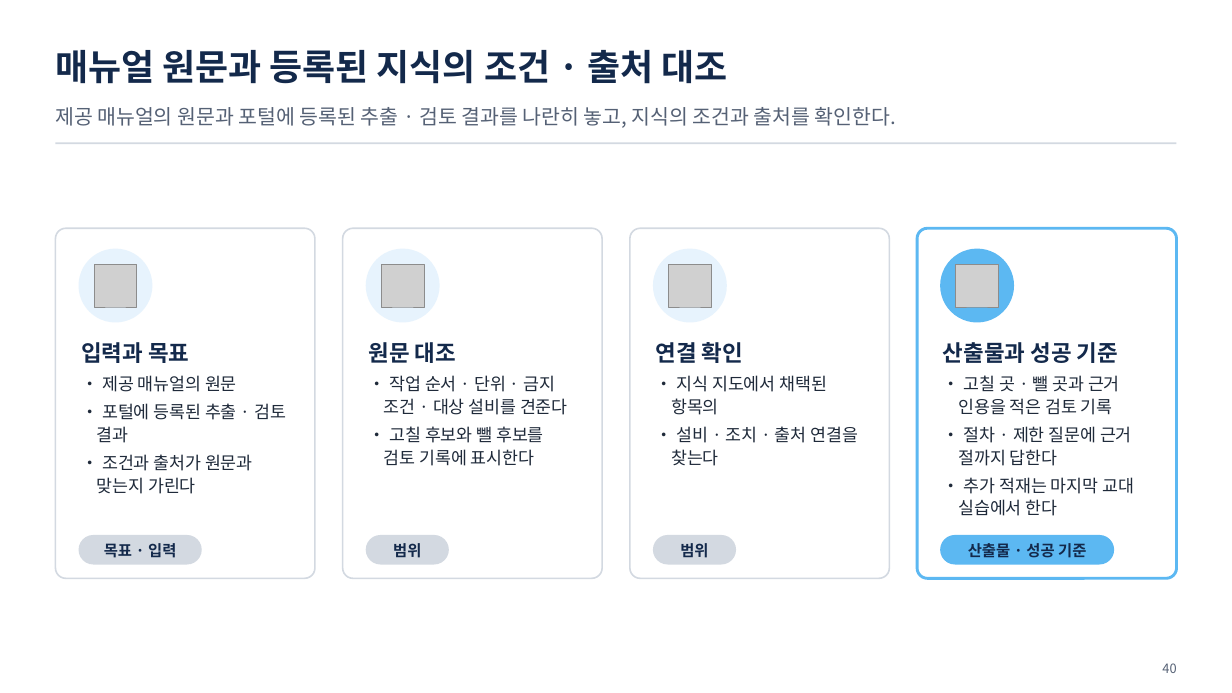
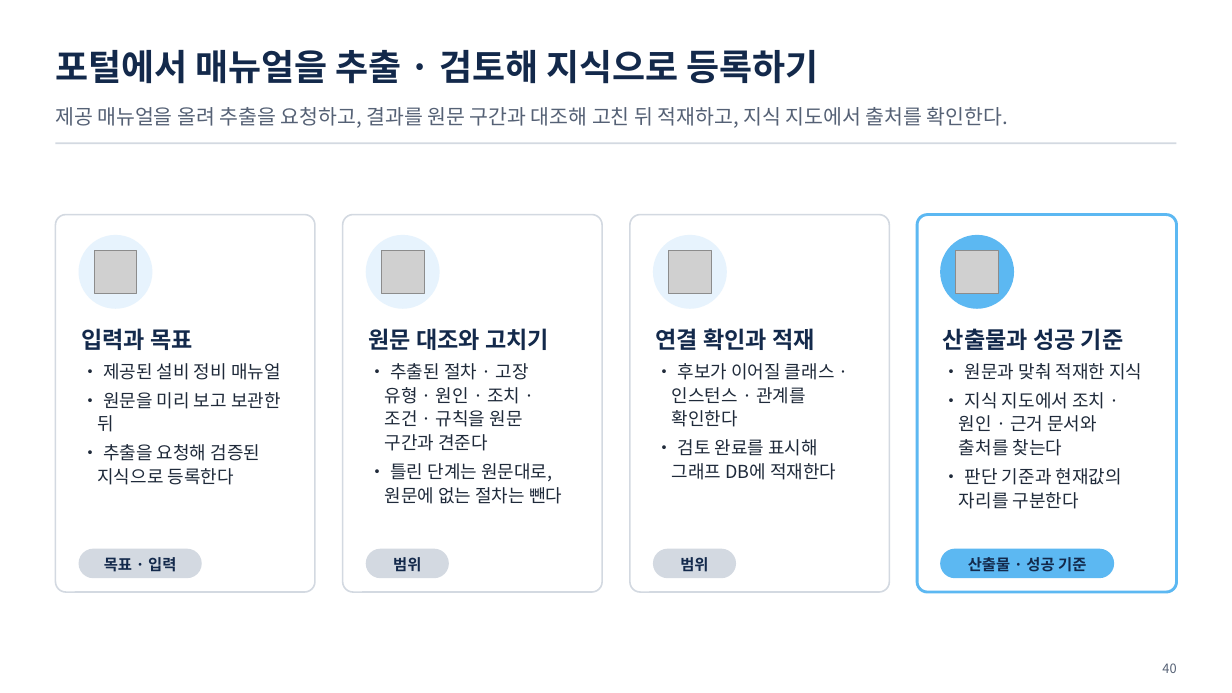
Before and after one commit to uengine-oss/hyd-iot-edu, a slide deck: slide 40 of 산출물/통합반/이론/04회차/통합반_04일차.pptx. Drawn at 1232x693 pixels with LibreOffice and Linux fonts; fonts in the diff are those of the drawing; grey boxes stand for pictures. Boxes give left, top, right and bottom in pixels: in the first picture for what was removed or moved away, otherwise in the second. Text is boxed around its words. In the diff, an @@ line names an element or a change of style, - is before the commit and + after.

```diff
--- a/산출물/통합반/이론/04회차/통합반_04일차.pptx
+++ b/산출물/통합반/이론/04회차/통합반_04일차.pptx
@@ text at <box>55,50,819,84</box>: text changed @@
-매뉴얼 원문과 등록된 지식의 조건 · 출처 대조
+포털에서 매뉴얼을 추출 · 검토해 지식으로 등록하기
@@ text at <box>55,107,1008,128</box>: text changed @@
-제공 매뉴얼의 원문과 포털에 등록된 추출 · 검토 결과를 나란히 놓고, 지식의 조건과 출처를 확인한다.
+제공 매뉴얼을 올려 추출을 요청하고, 결과를 원문 구간과 대조해 고친 뒤 적재하고, 지식 지도에서 출처를 확인한다.
@@ rounded rectangle: place and size @@
-rounded rectangle at <box>55,228,315,579</box>
+rounded rectangle at <box>55,214,315,592</box>
@@ rounded rectangle: place and size @@
-rounded rectangle at <box>343,228,603,579</box>
+rounded rectangle at <box>343,214,603,592</box>
@@ rounded rectangle: place and size @@
-rounded rectangle at <box>630,228,890,579</box>
+rounded rectangle at <box>630,214,890,592</box>
@@ rounded rectangle: place and size @@
-rounded rectangle at <box>917,228,1177,579</box>
+rounded rectangle at <box>917,214,1177,592</box>
@@ 4 pictures, 4 ellipses: place and size @@
-4 pictures, 4 ellipses at <box>79,249,1014,323</box>
+4 pictures, 4 ellipses at <box>79,235,1014,309</box>
@@ text "입력과 목표": place and size @@
-text "입력과 목표" at <box>81,342,286,494</box>
+text "입력과 목표" at <box>81,328,281,485</box>
@@ text at <box>81,328,193,350</box>: size 17.5 to 18 pt in "입력과 목표" @@
@@ text at <box>368,328,562,504</box>: text changed; size 13.5 to 14 pt @@
-원문 대조
-• 작업 순서 · 단위 · 금지 조건 · 대상 설비를 견준다
-• 고칠 후보와 뺄 후보를 검토 기록에 표시한다
+원문 대조와 고치기
+• 추출된 절차 · 고장 유형 · 원인 · 조치 · 조건 · 규칙을 원문 구간과 견준다
+• 틀린 단계는 원문대로, 원문에 없는 절차는 뺀다
@@ text at <box>656,328,836,480</box>: text changed; size 13.5 to 14 pt @@
-연결 확인
-• 지식 지도에서 채택된 항목의
-• 설비 · 조치 · 출처 연결을 찾는다
+연결 확인과 적재
+• 후보가 이어질 클래스 · 인스턴스 · 관계를 확인한다
+• 검토 완료를 표시해 그래프 DB에 적재한다
@@ text "산출물과 성공 기준": place and size @@
-text "산출물과 성공 기준" at <box>943,342,1134,516</box>
+text "산출물과 성공 기준" at <box>943,328,1142,509</box>
@@ text at <box>943,328,1124,350</box>: size 17.5 to 18 pt in "산출물과 성공 기준" @@
@@ text at <box>97,363,281,485</box>: text changed; size 13.5 to 14 pt @@
-• 제공 매뉴얼의 원문
-• 포털에 등록된 추출 · 검토 결과
-• 조건과 출처가 원문과 맞는지 가린다
+• 제공된 설비 정비 매뉴얼
+• 원문을 미리 보고 보관한 뒤
+• 추출을 요청해 검증된 지식으로 등록한다
@@ text at <box>959,363,1142,509</box>: text changed; size 13.5 to 14 pt @@
-• 고칠 곳 · 뺄 곳과 근거 인용을 적은 검토 기록
-• 절차 · 제한 질문에 근거 절까지 답한다
-• 추가 적재는 마지막 교대 실습에서 한다
+• 원문과 맞춰 적재한 지식
+• 지식 지도에서 조치 · 원인 · 근거 문서와 출처를 찾는다
+• 판단 기준과 현재값의 자리를 구분한다
@@ 4 texts, 4 rounded rectangles: place and size @@
-4 texts, 4 rounded rectangles at <box>79,535,1114,565</box>
+4 texts, 4 rounded rectangles at <box>79,549,1114,579</box>
```
Also in this commit, not shown: 3 other slides changed, 5 other files.
